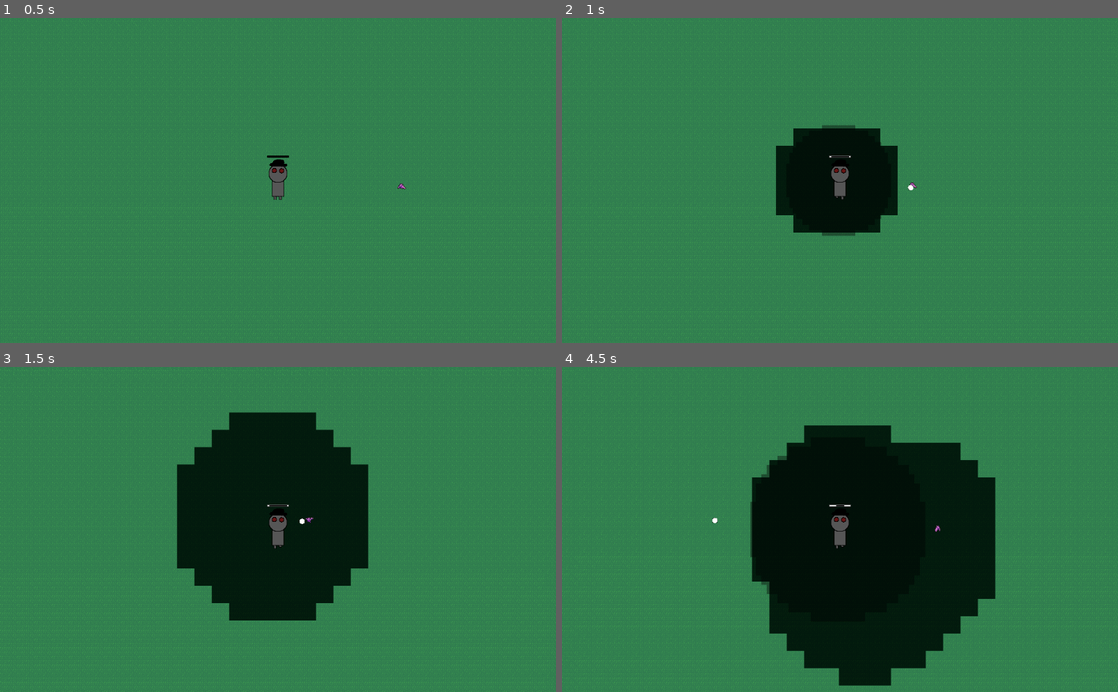
Above: before the commit, frames 1-4 (two rows, left to right).
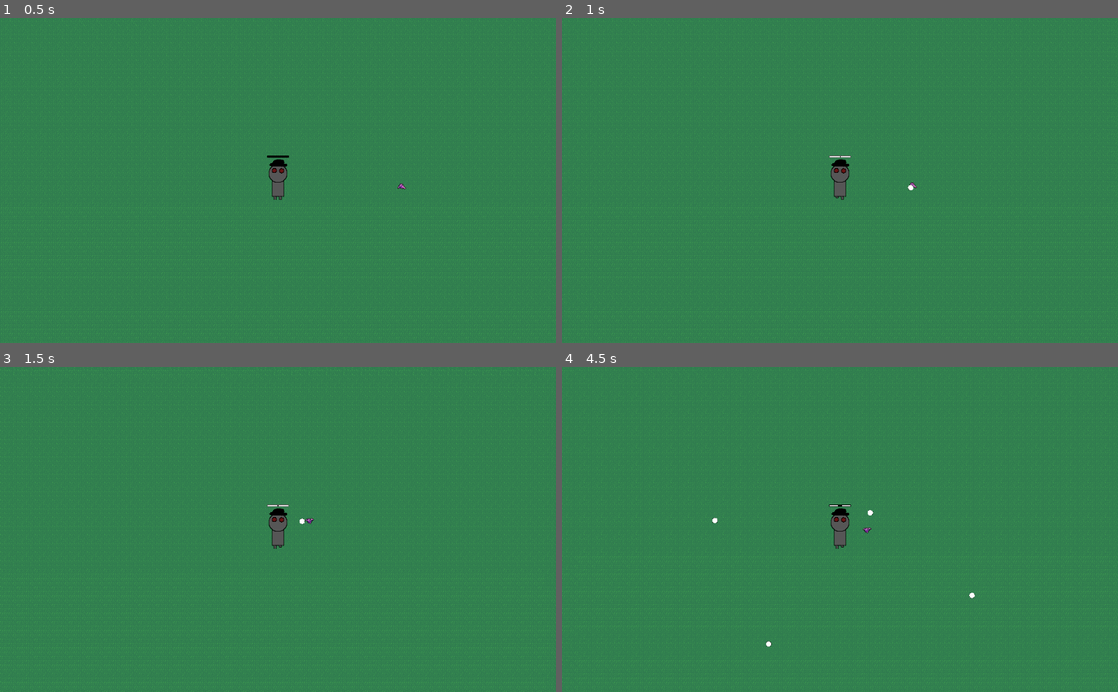
Above: after the commit, the same moments.

Repository: doomium-chloride/kiwijam2021-ADAPT
Game: Godot game, scene res://Levels/TestLevel.tscn
Two runs of this game, one before a commit and one after it. Both use one fixed random seed, a clock stepped at 60 frames per second and the inputs below. This scene is started directly instead of the project's main scene.
Inputs:
- Up to frame 1 (0.5 s): no input
- Up to frame 2 (1 s): tap Enter at 0.5 s; hold Right (ui_right) from 0.53 s (still down); tap Ctrl (ui_control, bound only after the commit) at 0.6 s; tap Space (ui_select) at 0.77 s; tap Shift (ui_shift, bound only after the commit) at 0.8 s
- Up to frame 3 (1.5 s): tap Space (ui_select) at 1.07 s; release Right (ui_right) at 1.28 s; hold Down (ui_down) from 1.28 s (still down); tap Shift (ui_shift, bound only after the commit) at 1.35 s
- Up to frame 4 (4.5 s): tap Space (ui_select) at 1.52, 1.55, 1.82, 2.1, 3.02, 3.32, 3.77, 3.8, 4.07 s; release Down (ui_down) at 2.03 s; hold Right (ui_right) 2.03-2.78 s; tap Ctrl (ui_control, bound only after the commit) at 2.3, 2.85, 4.35 s; hold Up (ui_up) 2.78-3.53 s; tap Shift (ui_shift, bound only after the commit) at 3.05, 3.6 s; hold Left (ui_left) from 3.53 s (still down)

Frame 1 is identical in both runs. In frame 2, 6.2% of the frame differs, in the area x 38-61%, y 32-68%; in frame 3, 18%; in frame 4, 28%, in the area x 33-78%, y 17-99%.

Commit message:
Add multiple feature

Diff:
--- a/Actors/Player.tscn
+++ b/Actors/Player.tscn
@@ -8,15 +8,15 @@
 
 [sub_resource type="SpriteFrames" id=1]
 animations = [ {
+"frames": [ ExtResource( 4 ) ],
+"loop": true,
+"name": "idle",
+"speed": 0.0
+}, {
 "frames": [ ExtResource( 5 ), ExtResource( 6 ) ],
 "loop": true,
 "name": "walking",
 "speed": 10.0
-}, {
-"frames": [ ExtResource( 4 ) ],
-"loop": true,
-"name": "idle",
-"speed": 0.0
 } ]
 
 [sub_resource type="RectangleShape2D" id=2]
--- a/Player/Boss.gd
+++ b/Player/Boss.gd
@@ -18,9 +18,15 @@
 
 var adapted = false
 var targets = []
+var far_target = null
 
 export var max_hp = 10
 var hp = max_hp
+
+func _ready():
+	Global.connect("summon_minions", self, "_on_summon_minion")
+	Global.connect("release_minions", self, "_on_release_minion")
+	Global.connect("multiply_minions", self, "_on_multiply_minion")
 
 func _physics_process(delta):
 #	var input_vector = Vector2.ZERO
@@ -30,6 +36,8 @@
 
 	if is_chasing():
 		move_dir = get_chase_dir()
+	elif far_target != null:
+		move_dir = get_dir_from_self(far_target.position)
 
 	if move_dir != Vector2.ZERO:
 		if move_dir.x > 0:
@@ -53,10 +61,6 @@
 	enemy.position = get_position()
 	get_tree().get_root().add_child(enemy)
 
-func _on_Timer_timeout():
-	spawn_enemy()
-
-
 func _on_WalkTimer_timeout():
 	if not is_chasing():
 		move_dir = Global.random_direction()
@@ -65,11 +69,13 @@
 func _on_Sight_body_entered(body):
 	if adapted:
 		if body.get("is_light") == true:
-			targets.append(body)
+			if not targets.has(body):
+				targets.append(body)
 			pass
 	else:
 		if body.get("is_darkness") == true:
-			targets.append(body)
+			if not targets.has(body):
+				targets.append(body)
 			pass
 
 func _on_Sight_body_exited(body):
@@ -87,14 +93,30 @@
 func is_chasing():
 	return not targets.empty()
 
-func get_chase_dir():
-	if targets == null:
-		return
-	var target_pos = targets[0].position as Vector2
-	var direction = target_pos - get_position()
+func get_dir_from_self(pos):
+	var direction = pos - get_position()
 	return direction.normalized()
 
+func check_target_is_valid(target):
+	if adapted:
+		return target.get("is_light") == true
+	else:
+		return target.get("is_darkness") == true
+
+func get_chase_dir():
+	if targets.empty():
+		return
+	var target = targets[0]
+	if check_target_is_valid(target):
+		var target_pos = target.position as Vector2
+		return get_dir_from_self(target_pos)
+	else:
+		targets.remove(0)
+		return move_dir
+
 func damage_adapt(dmg):
+	if adapted:
+		return
 	adapted = true
 	is_darkness = adapted
 	is_light = not adapted
@@ -121,3 +143,21 @@
 	hp -= damage
 	if hp <=  0:
 		queue_free()
+
+func _on_summon_minion(obj, tag):
+	if self.get(tag) == true:
+		far_target = obj
+
+func _on_release_minion(tag):
+	if self.get(tag) == true:
+		far_target = null
+
+func _on_multiply_minion(tag):
+	if self.get(tag) == true:
+		if tag == "is_darkness":
+			var enemy = enemy_class.instance()
+			enemy.position = get_position()
+			enemy.adapted = true
+			enemy.is_darkness = true
+			enemy.is_light = false
+			get_tree().get_root().add_child(enemy)
--- a/Scripts/Bullet.gd
+++ b/Scripts/Bullet.gd
@@ -29,7 +29,9 @@
 		if body.get("is_light") == true:
 			if body.has_method("take_damage"):
 				body.take_damage(damage)
+				queue_free()
 	else:
 		if body.get("is_darkness") == true:
 			if body.has_method("take_damage"):
 				body.take_damage(damage)
+				queue_free()
--- a/Scripts/Global.gd
+++ b/Scripts/Global.gd
@@ -26,6 +26,10 @@
 signal update_ammo(ammo)
 signal set_max_ammo(ammo)
 signal set_ammo_spacing(spacing)
+
+signal summon_minions(target, tag)
+signal release_minions(tag)
+signal multiply_minions(tag)
 
 var drop_chance = 0.2
 
--- a/Scripts/Player.gd
+++ b/Scripts/Player.gd
@@ -26,7 +26,12 @@
 	update_adapt_bar_state()
 	if Input.is_action_just_pressed("ui_select"):
 		summon_shadow()
-		pass
+	if Input.is_action_just_pressed("ui_shift"):
+		Global.emit_signal("summon_minions", self, "is_darkness")
+	if Input.is_action_just_released("ui_shift"):
+		Global.emit_signal("release_minions", "is_darkness")
+	if Input.is_action_just_pressed("ui_control"):
+		multiply_minions()
 	pass
 
 
@@ -85,3 +90,8 @@
 	if dead:
 		# TODO: go to death scene
 		queue_free()
+
+func multiply_minions():
+	if lose_adapt(max_adapt * 0.99):
+		return
+	Global.emit_signal("multiply_minions", "is_darkness")
--- a/project.godot
+++ b/project.godot
@@ -41,6 +41,19 @@
 "svg/scale": 1.0
 }
 
+[input]
+
+ui_shift={
+"deadzone": 0.5,
+"events": [ Object(InputEventKey,"resource_local_to_scene":false,"resource_name":"","device":0,"alt":false,"shift":false,"control":false,"meta":false,"command":false,"pressed":false,"scancode":16777237,"unicode":0,"echo":false,"script":null)
+ ]
+}
+ui_control={
+"deadzone": 0.5,
+"events": [ Object(InputEventKey,"resource_local_to_scene":false,"resource_name":"","device":0,"alt":false,"shift":false,"control":false,"meta":false,"command":false,"pressed":false,"scancode":16777238,"unicode":0,"echo":false,"script":null)
+ ]
+}
+
 [physics]
 
 common/enable_pause_aware_picking=true
